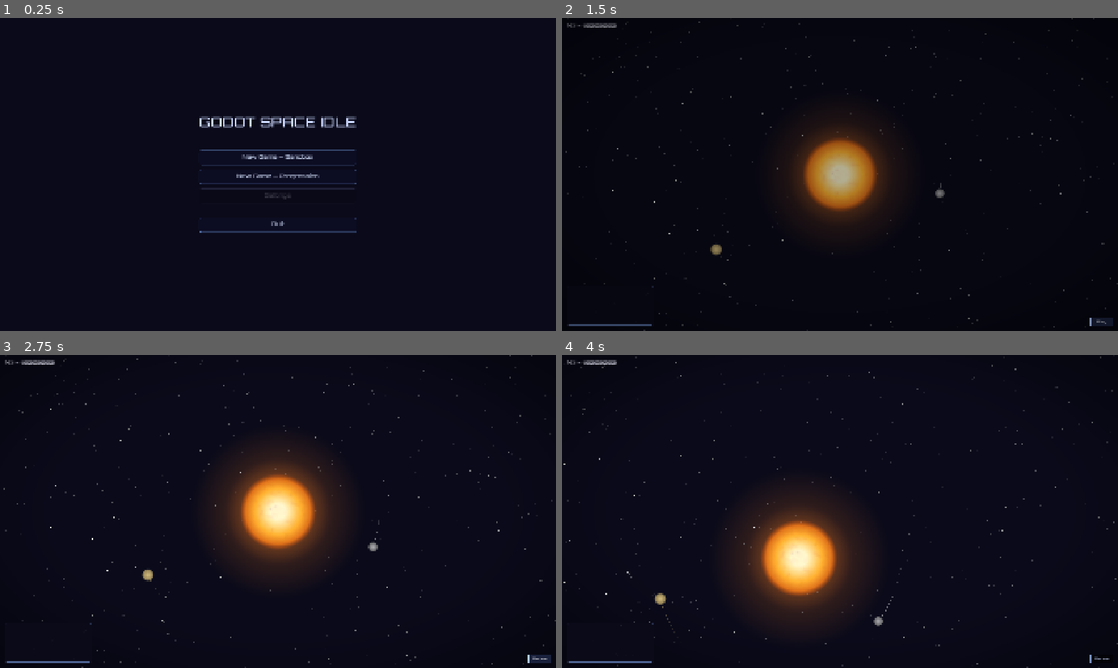
Above: before the commit, frames 1-4 (two rows, left to right).
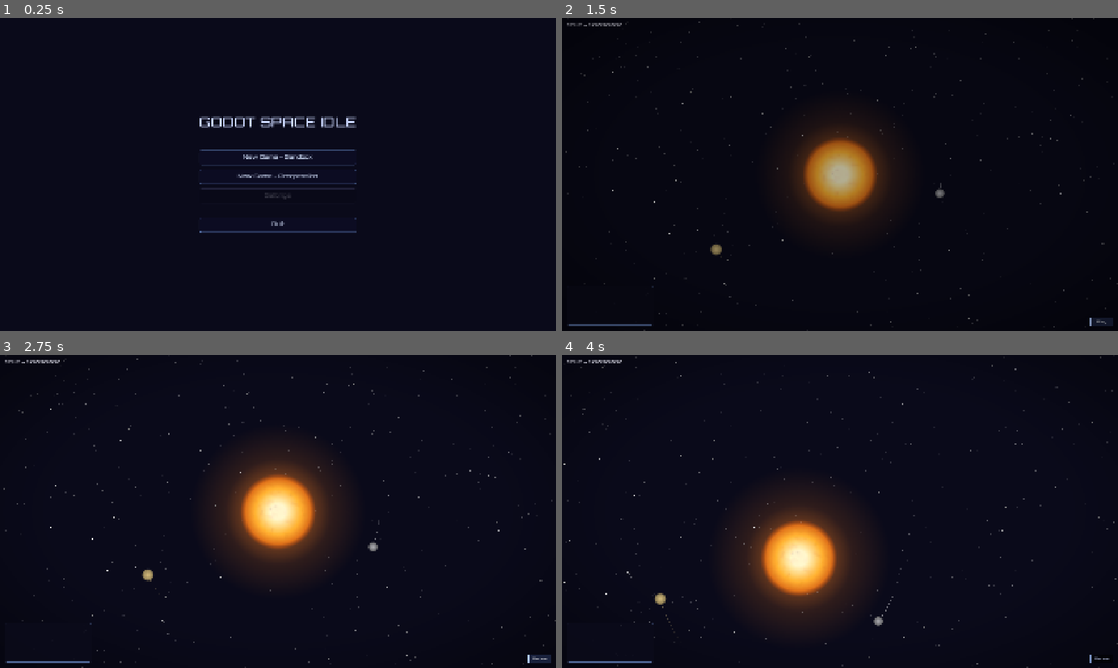
Above: after the commit, the same moments.

Repository: avantgardian/godot-space-idle
Game: Godot game, scene res://scenes/main_menu.tscn
Two runs of this game, one before a commit and one after it. Both use one fixed random seed, a clock stepped at 60 frames per second and the inputs below.
Inputs (mouse positions are in pixels of both pictures, inside the frame that each line leads up to):
- Up to frame 1 (0.25 s): no input
- Up to frame 2 (1.5 s): click "New Game — Sandbox" (after the commit: "New Game - Sandbox") at 0.5 s; click "Pause" at 1.25 s
- Up to frame 3 (2.75 s): click "Play" at 2 s
- Up to frame 4 (4 s): move the mouse to (962, 495) at 2.77 s; hold Right (ui_right) 2.78-3.5 s; tap L at 2.85 s; click (962, 495) at 2.92 s; drag from (728, 527) to (812, 574) at 3.52 s

The runs differ from the first frame. In frame 1, 0.2% of the frame differs, in the area x 42-58%, y 43-52%; in frame 2, 0.1%; in frame 3, 0.1%; in frame 4, 0.1%.

Commit message:
Replace Unicode solar mass symbol and em-dashes with ASCII equivalents for web build compatibility

Diff:
--- a/project.godot
+++ b/project.godot
@@ -15,10 +15,6 @@
 config/features=PackedStringArray("4.7", "Forward Plus")
 config/icon="res://icon.svg"
 
-[gui]
-
-theme/custom="res://resources/game_theme.tres"
-
 [display]
 
 window/size/viewport_width=1920
@@ -26,6 +22,10 @@
 window/stretch/mode="canvas_items"
 window/stretch/aspect="expand"
 window/ios/allow_high_refresh_rate=false
+
+[gui]
+
+theme/custom="res://resources/game_theme.tres"
 
 [physics]
 
--- a/scenes/main.tscn
+++ b/scenes/main.tscn
@@ -111,7 +111,7 @@
 offset_top = 16.0
 theme_override_colors/font_color = Color(0.8, 0.8, 0.85, 1)
 theme_override_font_sizes/font_size = 18
-text = "M☉ = 1.000"
+text = "Msun = 1.000"
 
 [node name="EventLog" type="Node" parent="UI"]
 script = ExtResource("13")
--- a/scenes/main_menu.tscn
+++ b/scenes/main_menu.tscn
@@ -34,10 +34,10 @@
 custom_minimum_size = Vector2(0, 40)
 
 [node name="SandboxBtn" type="Button" parent="CenterContainer/MenuContainer"]
-text = "New Game — Sandbox"
+text = "New Game - Sandbox"
 
 [node name="ProgressionBtn" type="Button" parent="CenterContainer/MenuContainer"]
-text = "New Game — Progression"
+text = "New Game - Progression"
 
 [node name="SettingsBtn" type="Button" parent="CenterContainer/MenuContainer"]
 text = "Settings"
--- a/scenes/progression.tscn
+++ b/scenes/progression.tscn
@@ -30,7 +30,7 @@
 offset_top = 16.0
 theme_override_colors/font_color = Color(0.8, 0.8, 0.85, 1)
 theme_override_font_sizes/font_size = 18
-text = "M☉ = 1.000"
+text = "Msun = 1.000"
 
 [node name="EventLog" type="Node" parent="UI"]
 script = ExtResource("5")
--- a/scripts/main.gd
+++ b/scripts/main.gd
@@ -76,7 +76,7 @@
 	$AsteroidSpawner.set_planet_data(planet_data)
 
 	if _mass_label:
-		_mass_label.text = "M☉ = %.7f" % sun_mass
+		_mass_label.text = "Msun = %.7f" % sun_mass
 
 	if _planet_popup and not $Camera2D.is_following():
 		_close_planet_popup()
--- a/scripts/planet_popup.gd
+++ b/scripts/planet_popup.gd
@@ -56,7 +56,7 @@
 	vbox.add_child(sep)
 
 	var fields := [
-		{ key = "mass",   label = "Mass",   fmt = "%s  M☉" },
+		{ key = "mass",   label = "Mass",   fmt = "%s  Msun" },
 		{ key = "speed",  label = "Speed",  fmt = "%.1f  u/s" },
 		{ key = "radius", label = "Orbit",  fmt = "%.0f  u" },
 		{ key = "period", label = "Period", fmt = "%.0f  s" },
@@ -92,7 +92,7 @@
 
 	var viewport_size := get_viewport_rect().size
 
-	_popup_labels.mass.text = "%s  M☉" % str(_planet_node.mass)
+	_popup_labels.mass.text = "%s  Msun" % str(_planet_node.mass)
 	_popup_labels.speed.text = "%.1f  u/s" % _planet_node.get_vel().length()
 	_popup_labels.radius.text = "%.0f  u" % _planet_node.orbit_radius
 	_popup_labels.period.text = "%.0f  s" % _planet_node.orbit_period
--- a/scripts/progression.gd
+++ b/scripts/progression.gd
@@ -60,7 +60,7 @@
 	$Sun.mass = sun_mass
 
 	if _mass_label:
-		_mass_label.text = "M☉ = %.4f [%s]" % [sun_mass, _star_type]
+		_mass_label.text = "Msun = %.4f [%s]" % [sun_mass, _star_type]
 
 	$StarField.update_parallax($Camera2D.position, $Camera2D.zoom.x)
 	$StarField.set_blur($Camera2D.get_blur_amount())
